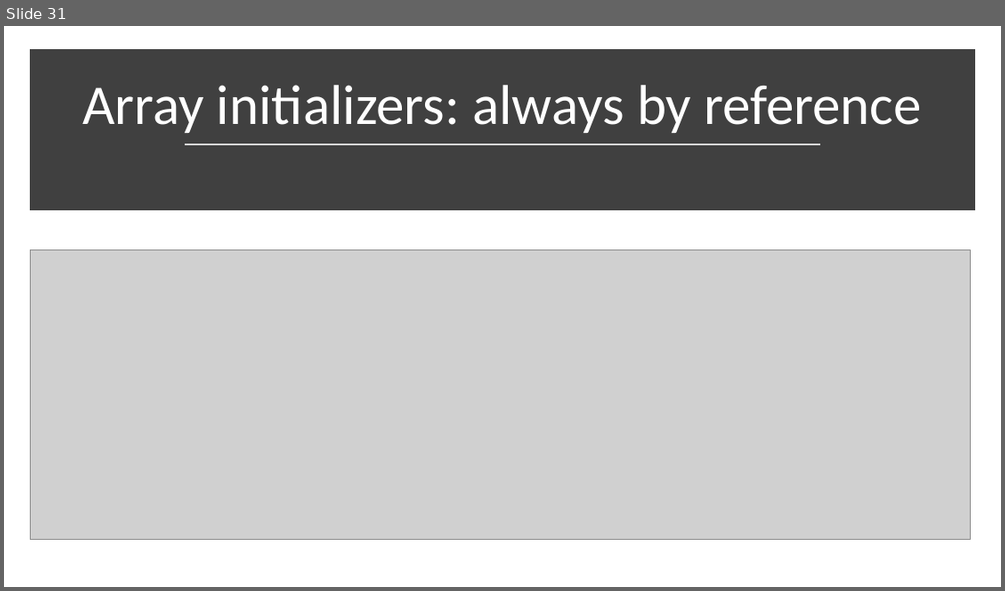
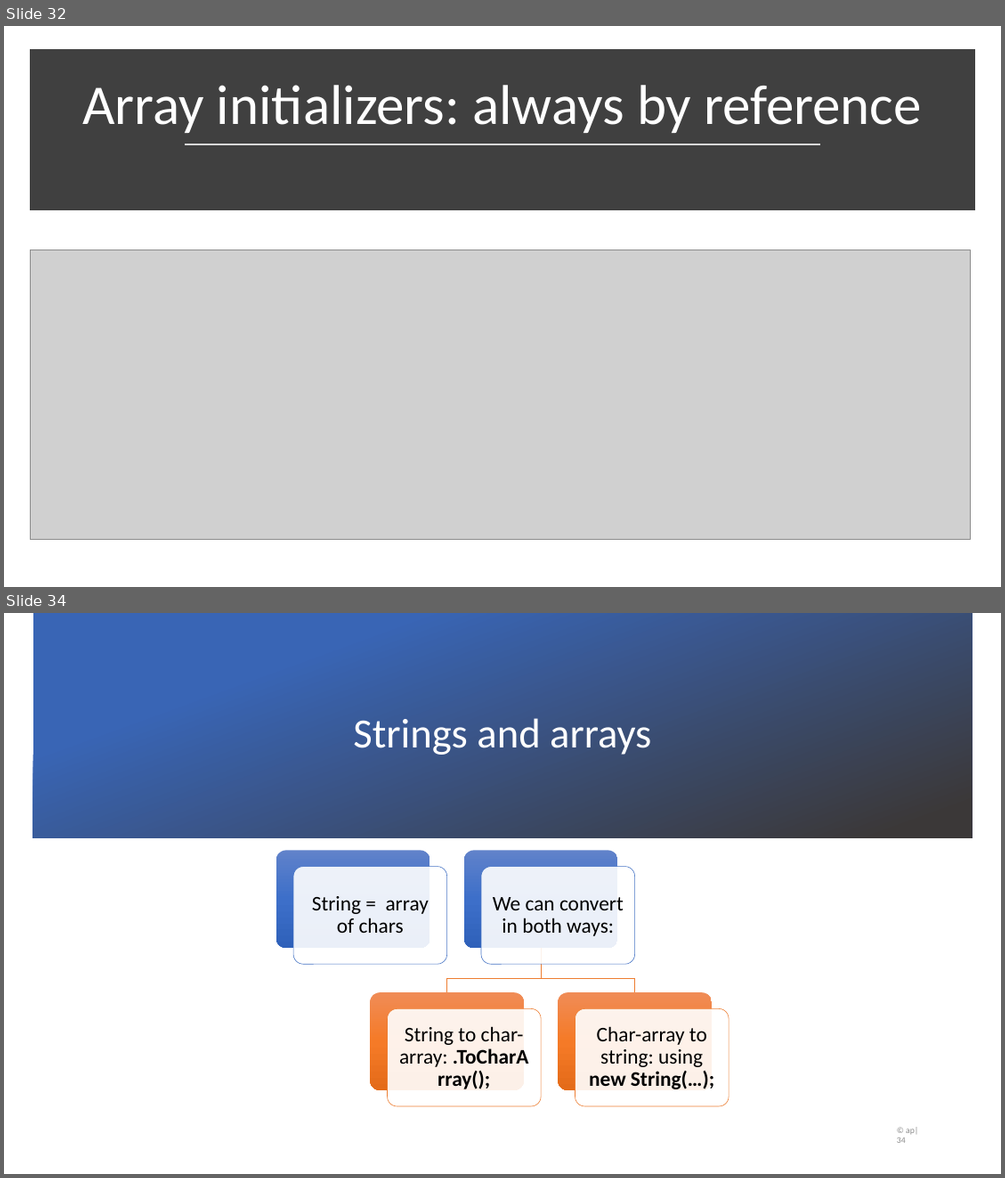
Before and after one commit to v-nys/cursusprogrammeren, a slide deck: _SLIDES/DEEL1/H7/6_arrays.pptx. Shown one above the other, each under a label of ours: slide 31 before the commit, slides 32 and 34 after it; the slides between them are not shown. The pictures are 1005x591 and 1005x1178 pixels, drawn with LibreOffice and Linux fonts; fonts in the diff are those of the drawing; grey boxes stand for pictures; background and template pictures are left out. Boxes give left, top, right and bottom in pixels: in the first picture for what was removed or moved away, otherwise in the second. Text is boxed around its words. In the diff, an @@ line names an element or a change of style, - is before the commit and + after.

```diff
--- a/_SLIDES/DEEL1/H7/6_arrays.pptx
+++ b/_SLIDES/DEEL1/H7/6_arrays.pptx
@@ slide 34 added at [4, 613, 1001, 1174], background picture (left out) @@
@@ rectangle added at [33, 613, 972, 838], fill gradient #3965B5 to #3B3838 @@
@@ title added at [353, 718, 651, 755], 40 pt, text #FFFFFF @@
+Strings and arrays
@@ group added at [276, 850, 728, 1106]: 8 rounded rectangles, 4 texts, 2 freeform shapes @@
+String = array of chars
+We can convert in both ways:
+String to char-array: .ToCharArray();
+Char-array to string: using new String(…);
@@ page number added at [897, 1127, 918, 1143], 8.3 pt, text #898989 @@
+© ap| 34
@@ what was slide 31 is now slide 32 @@
```
Also in this commit, not shown: 5 slides changed, 4 other slides added, 1 slide removed, 2 other files.
